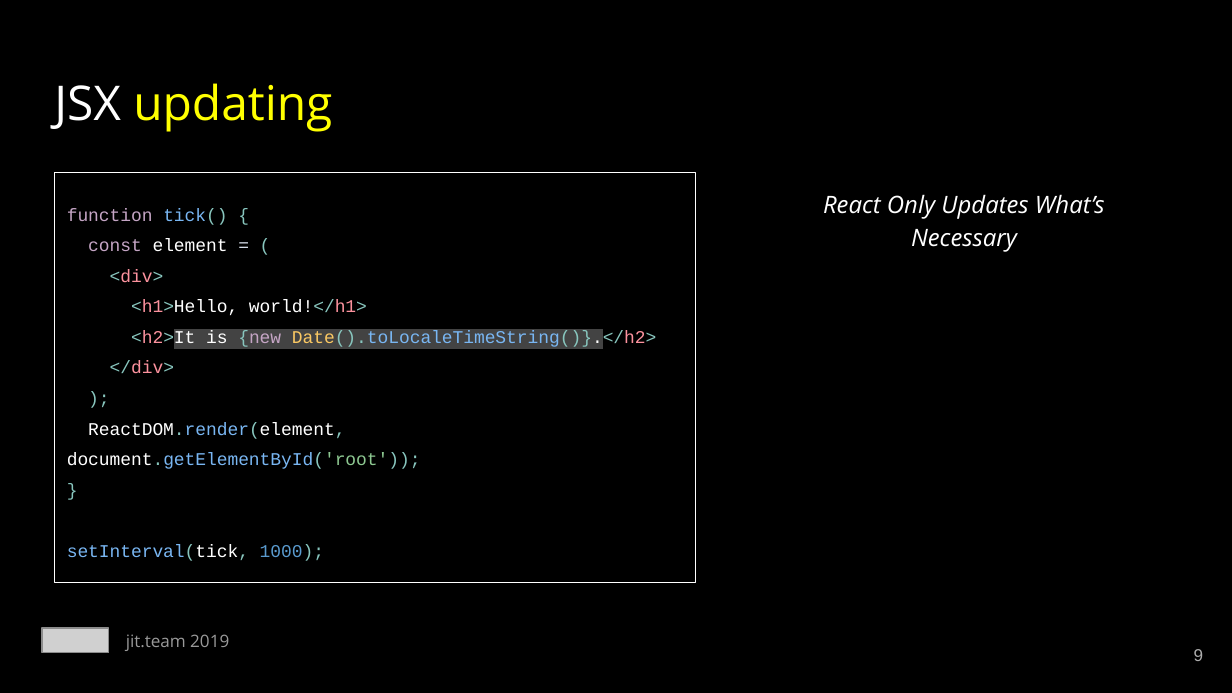
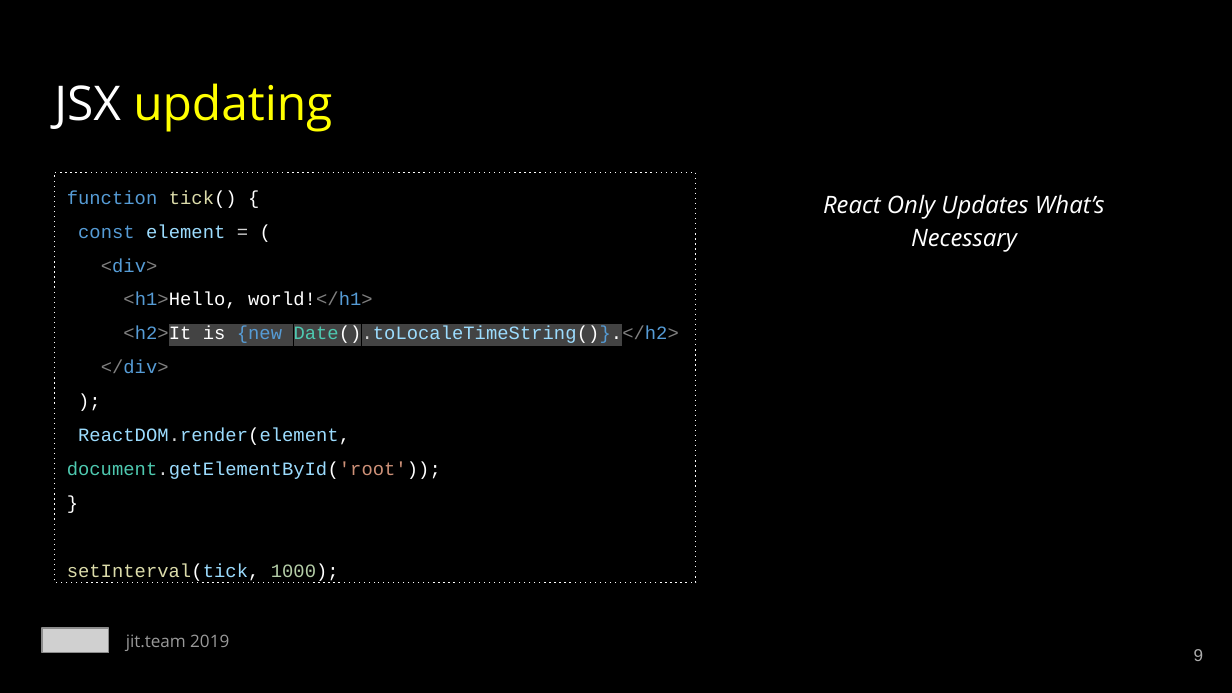
Before and after one commit to mackankowski/frontend-bootcamp, a slide deck: slide 9 of slides/react/React.js - training.pptx. Drawn at 1232x693 pixels with LibreOffice and Linux fonts; fonts in the diff are those of the drawing; grey boxes stand for pictures. Boxes give left, top, right and bottom in pixels: in the first picture for what was removed or moved away, otherwise in the second. Text is boxed around its words. In the diff, an @@ line names an element or a change of style, - is before the commit and + after.

```diff
--- a/slides/react/React.js - training.pptx
+++ b/slides/react/React.js - training.pptx
@@ rectangle "function tick() {" at (x1=54, y1=172, x2=695, y2=583): outline #FFFFFF 0.75 pt to #FFFFFF 0.75 pt dashed @@
@@ text in rectangle at (x1=67, y1=191, x2=679, y2=583): text changed; size 10.5 to 11 pt; text colour #79B6F2 to #9CDCFE @@
-function tick() {
-const element = (
-<div>
-<h1>Hello, world!</h1>
-<h2>It is {new Date().toLocaleTimeString()}.</h2>
-</div>
-);
-ReactDOM.render(element, document.getElementById('root'));
-}
-setInterval(tick, 1000);
+function tick() {
+const element = (
+<div>
+<h1>Hello, world!</h1>
+<h2>It is {new Date().toLocaleTimeString()}.</h2>
+</div>
+);
+ReactDOM.render(element, document.getElementById('root'));
+}
+setInterval(tick, 1000);
```
Also in this commit, not shown: 22 other slides changed, 1 other file.
